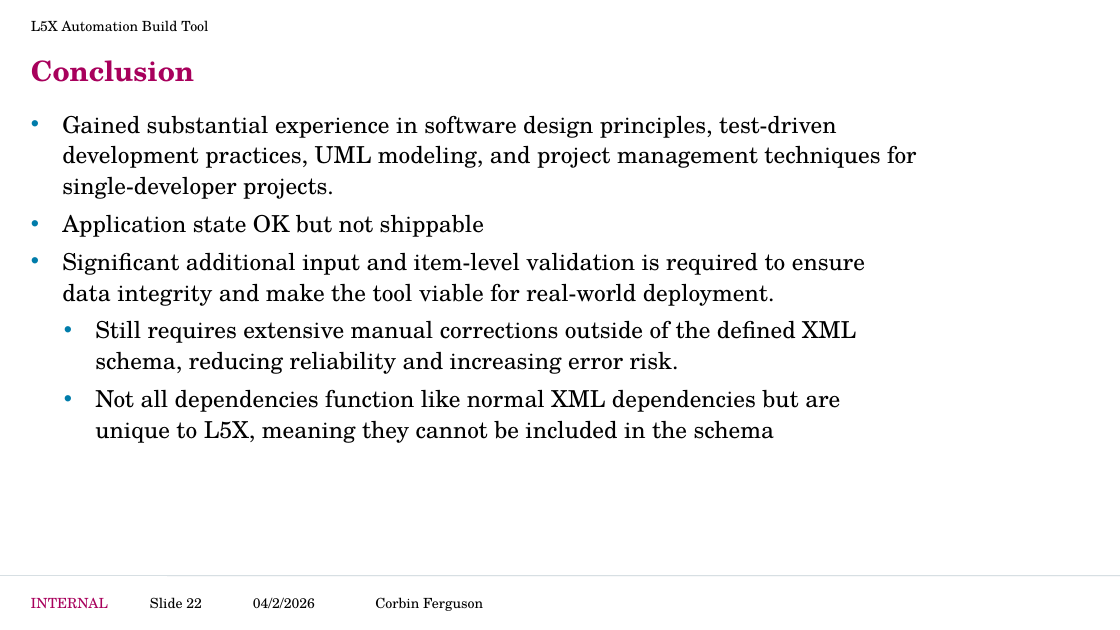
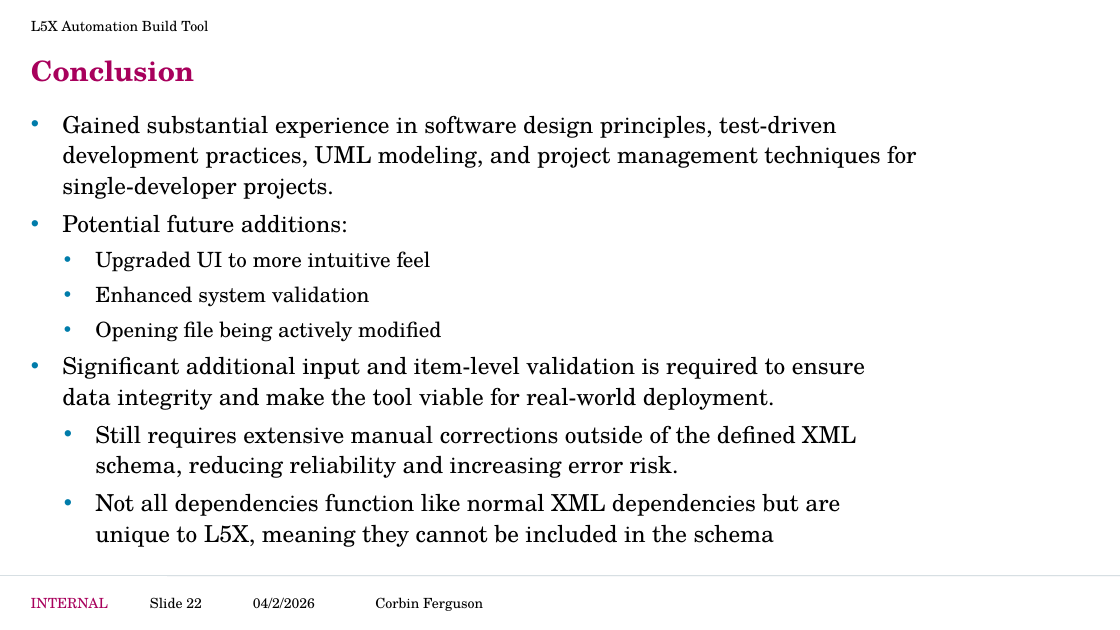
Before and after one commit to CorbinFerguson/ThesisBuildTool, a slide deck: slide 22 of Thesis Writing Documents/Project Development.pptx. Drawn at 1120x630 pixels with LibreOffice and Linux fonts; fonts in the diff are those of the drawing; background and template pictures are left out. Boxes give left, top, right and bottom in pixels: in the first picture for what was removed or moved away, otherwise in the second. Text is boxed around its words. In the diff, an @@ line names an element or a change of style, - is before the commit and + after.

```diff
--- a/Thesis Writing Documents/Project Development.pptx
+++ b/Thesis Writing Documents/Project Development.pptx
@@ text at <box>62,214,441,342</box>: text changed; size 20 to 18 pt @@
-• Application state OK but not shippable
+• Potential future additions:
+  • Upgraded UI to more intuitive feel
+  • Enhanced system validation
+  • Opening file being actively modified
```
Also in this commit, not shown: 5 other slides changed, 2 other files.
